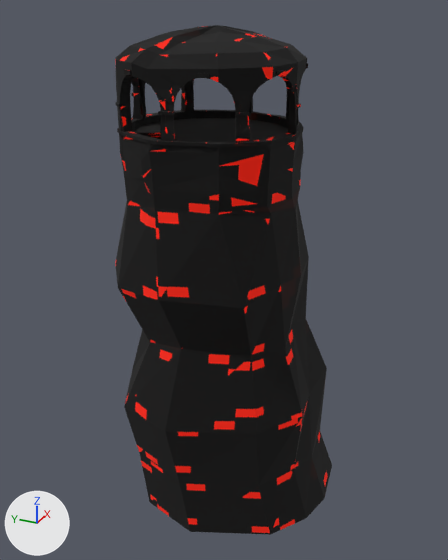
The glTF model tower/models/tower_hollow.glb, before and after one commit.
Camera for both pictures: a 50 mm camera at (-48.55, -22.94, 12.29) aimed at (2.24, -0.09, -13.1). The lights are fixed; the arrows at lower left show +X, +Y and +Z. The first picture is the older version. Objects named as collision shapes, trigger or cutter boxes, shadow casters or lower levels of detail are left out. Vertices at exactly the same position are counted once.

The first picture shows 'TowerRock'.
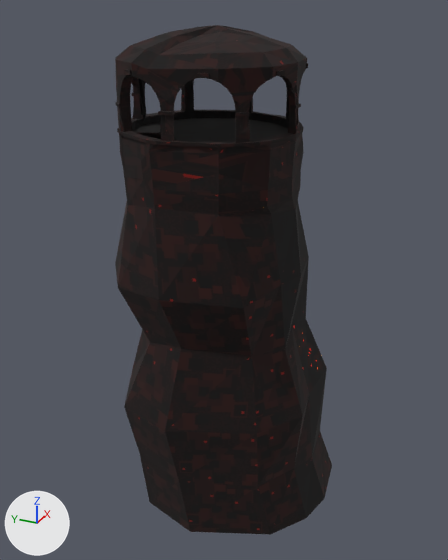
Edits to the scene script, one JSON object a line:
```json
{"block": "me_towerrock", "where": "# used by ob_towerrock; location = (0.0, 0.0, 0.0)"}
{"op": "remove", "block": "me_towerrock", "code": "me_towerrock.from_pydata(...)  # 2412 vertices, 4854 faces; spans x -8.7..13.3, y -11.7..10.3, z -37.3..10.2"}
{"op": "add", "block": "me_towerrock", "code": "me_towerrock.from_pydata(...)  # 2410 vertices, 4850 faces; spans x -8.7..13.3, y -11.7..10.3, z -37.3..10.2"}
{"block": "me_towerrock", "change": "me_towerrock part 1: 4844 kept faces spanning x -8.7..13.3, y -11.7..10.3, z -37.3..10.2 get new texture (UV) coordinates"}
{"block": "me_towerrock", "change": "edits to the shape of me_towerrock do not show in these pictures"}
```

Boxes [x1, y1, x2, y2] around the edits, measured in the pictures (448 x 560 px):
```json
{"part": 1, "of": "me_towerrock", "change": "surface changed", "before": [115, 25, 330, 535], "after": [115, 25, 330, 535]}
```
